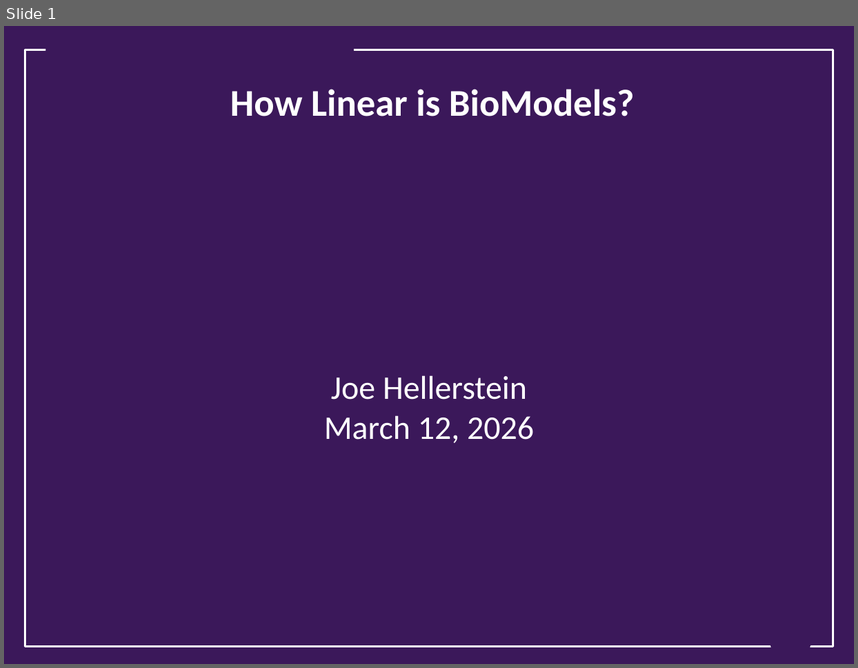
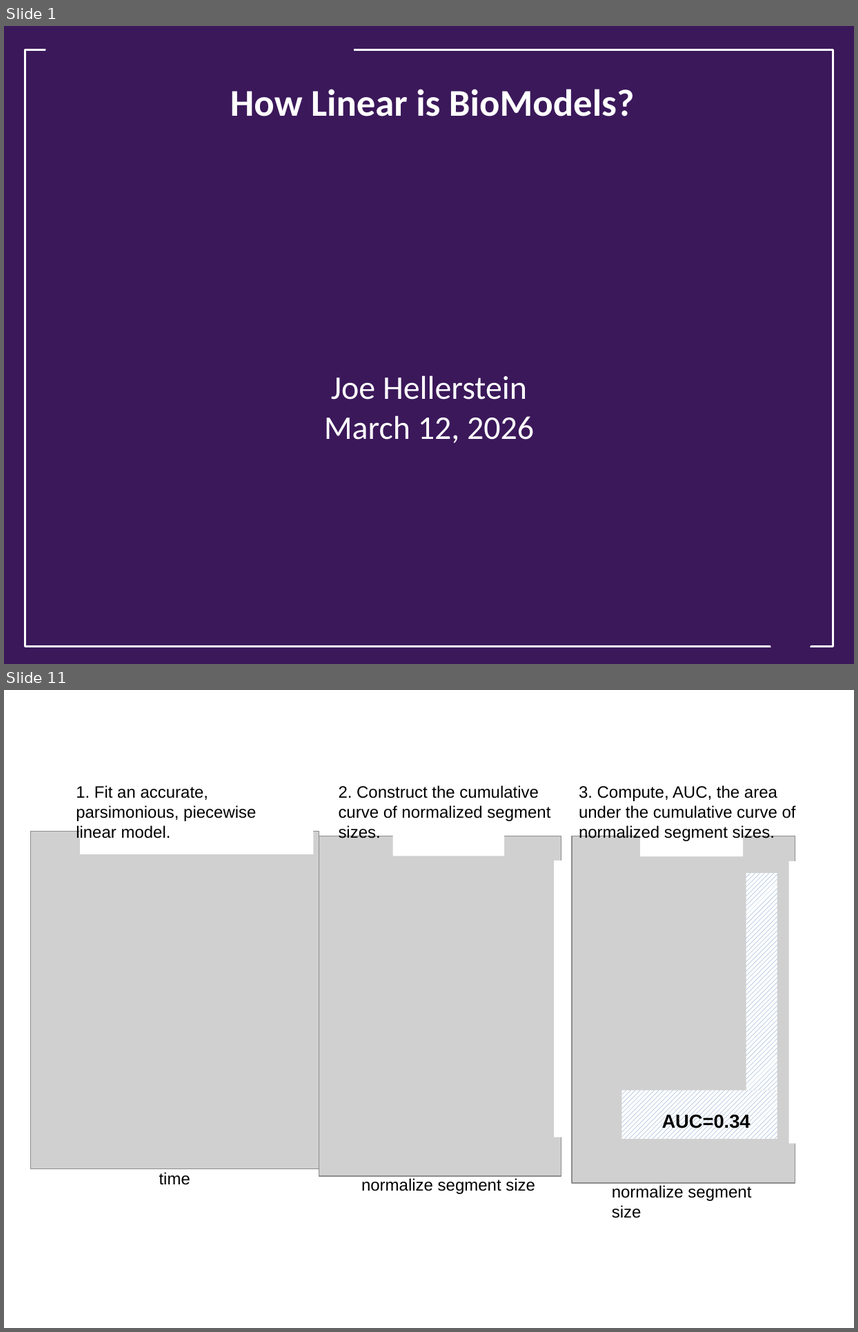
Before and after one commit to joseph-hellerstein/biomodels_linearity, a slide deck: docs/model_linearity.pptx. Shown one above the other, each under a label of ours: slide 1 before the commit, slides 1 and 11 after it; the slides between them are not shown. The pictures are 858x668 and 858x1332 pixels, drawn with LibreOffice and Linux fonts; fonts in the diff are those of the drawing; grey boxes stand for pictures; background and template pictures are left out. Boxes give left, top, right and bottom in pixels: in the first picture for what was removed or moved away, otherwise in the second. Text is boxed around its words. In the diff, an @@ line names an element or a change of style, - is before the commit and + after.

```diff
--- a/docs/model_linearity.pptx
+++ b/docs/model_linearity.pptx
@@ slide 11 added at (4,690,854,1328), background #FFFFFF @@
@@ text added at (76,785,256,842), 14 pt, text #000000 @@
+1. Fit an accurate, parsimonious, piecewise linear model.
@@ text added at (339,785,550,838), 14 pt, text #000000 @@
+2. Construct the cumulative curve of normalized segment sizes.
@@ text added at (579,785,796,842), 14 pt, text #000000 @@
+3. Compute, AUC, the area under the cumulative curve of normalized segment sizes.
@@ picture added at (31,831,319,1169) @@
@@ rectangle added at (80,815,313,854), fill #FFFFFF @@
@@ group added at (572,831,824,1218): 4 rectangles, 1 picture, 1 text @@
+normalize segment size
@@ text added at (662,1113,751,1132), 16 pt, text #000000, bold @@
+AUC=0.34
@@ text added at (159,1172,190,1185), 14 pt, text #000000 @@
+time
@@ group added at (319,831,591,1194): 2 rectangles, 1 picture, 1 text @@
+normalize segment size
```
Also in this commit, not shown: 8 slides changed, 1 other slide added, 7 other files.
